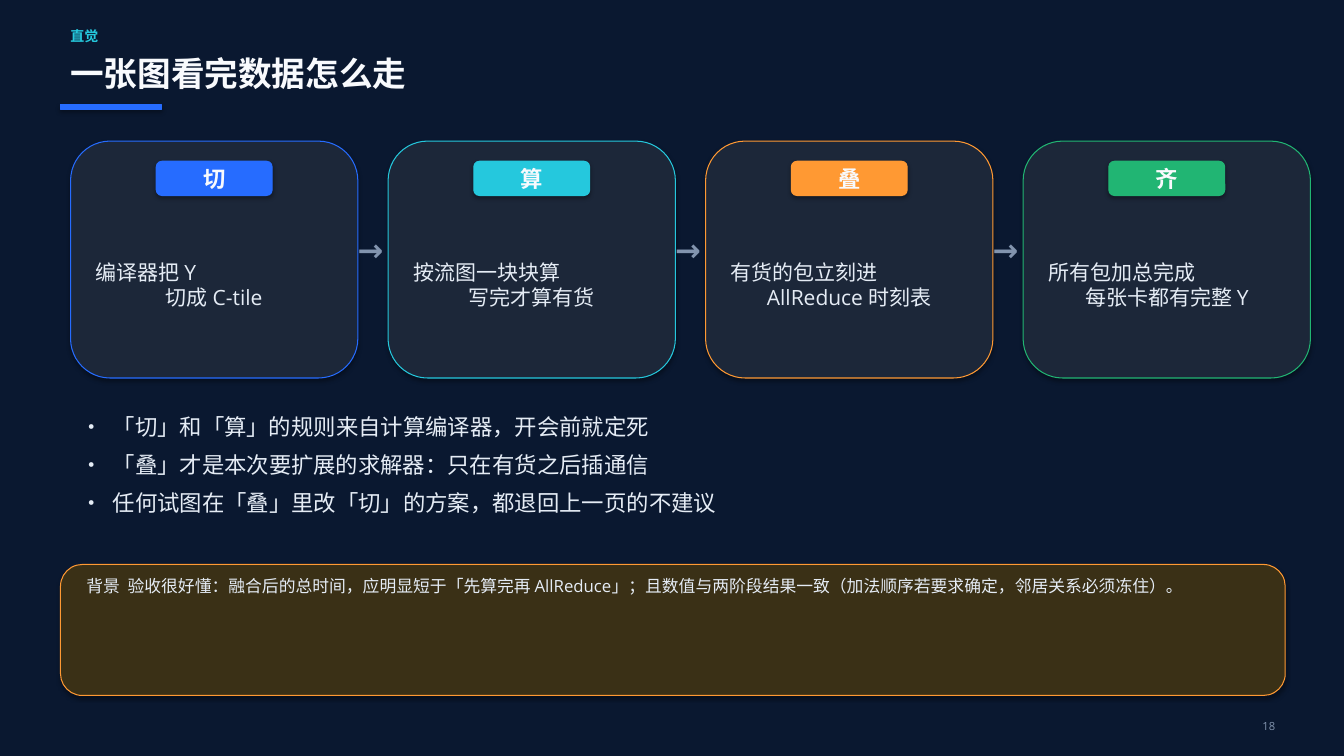
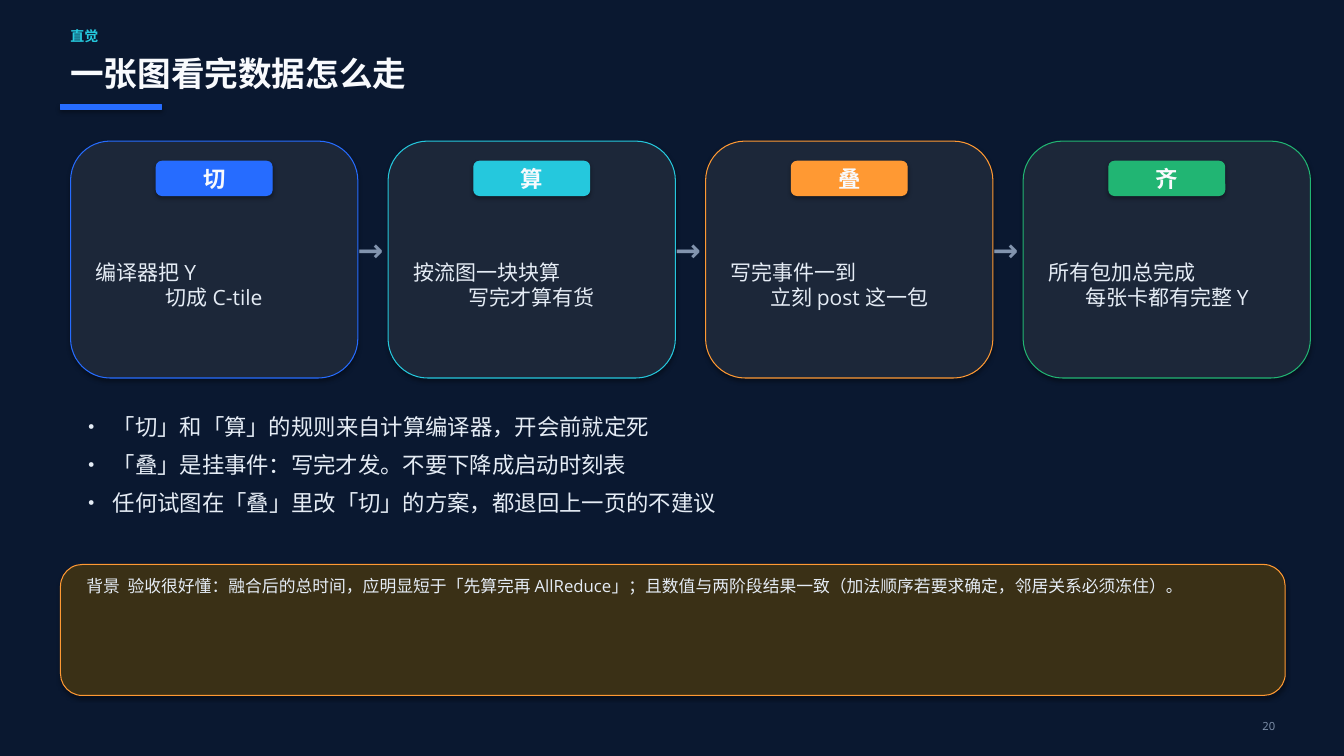
Before and after one commit to 69515164-rgb/DeepEP, a slide deck: slide 20 of docs/融合算子自动生成_MM_AllReduce.pptx (slide 18 before the commit). Drawn at 1344x756 pixels with LibreOffice and Linux fonts; fonts in the diff are those of the drawing. Boxes give left, top, right and bottom in pixels: in the first picture for what was removed or moved away, otherwise in the second. Text is boxed around its words. In the diff, an @@ line names an element or a change of style, - is before the commit and + after.

```diff
--- a/docs/融合算子自动生成_MM_AllReduce.pptx
+++ b/docs/融合算子自动生成_MM_AllReduce.pptx
@@ text at (731, 262, 928, 310): text changed @@
-有货的包立刻进
-AllReduce 时刻表
+写完事件一到
+立刻 post 这一包
@@ text at (113, 454, 626, 475): text changed @@
-• 「叠」才是本次要扩展的求解器：只在有货之后插通信
+• 「叠」是挂事件：写完才发。不要下降成启动时刻表
@@ text at (1262, 722, 1275, 730): text changed @@
-18
+20
```
Also in this commit, not shown: 13 other slides changed, 2 slides added, 2 other files.
